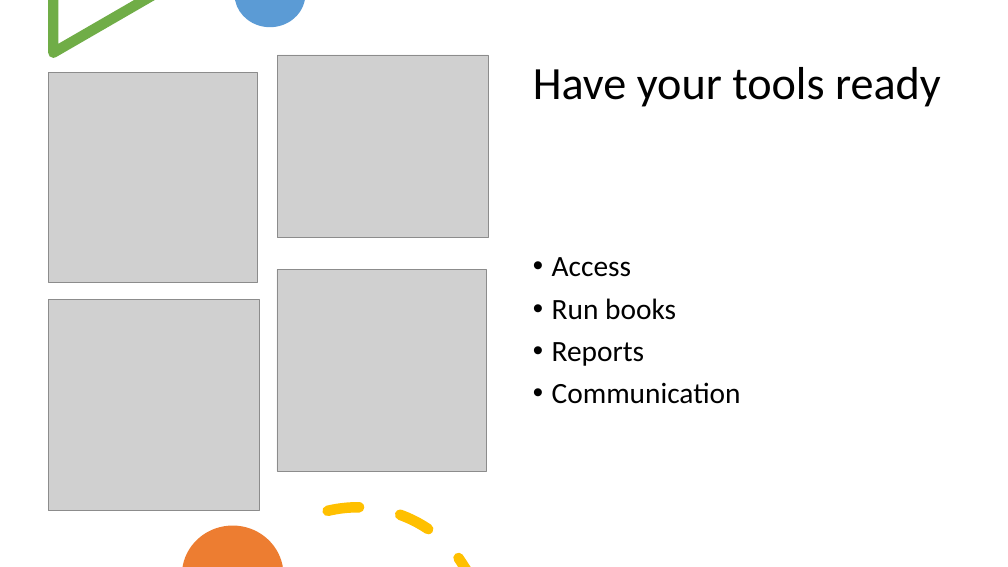
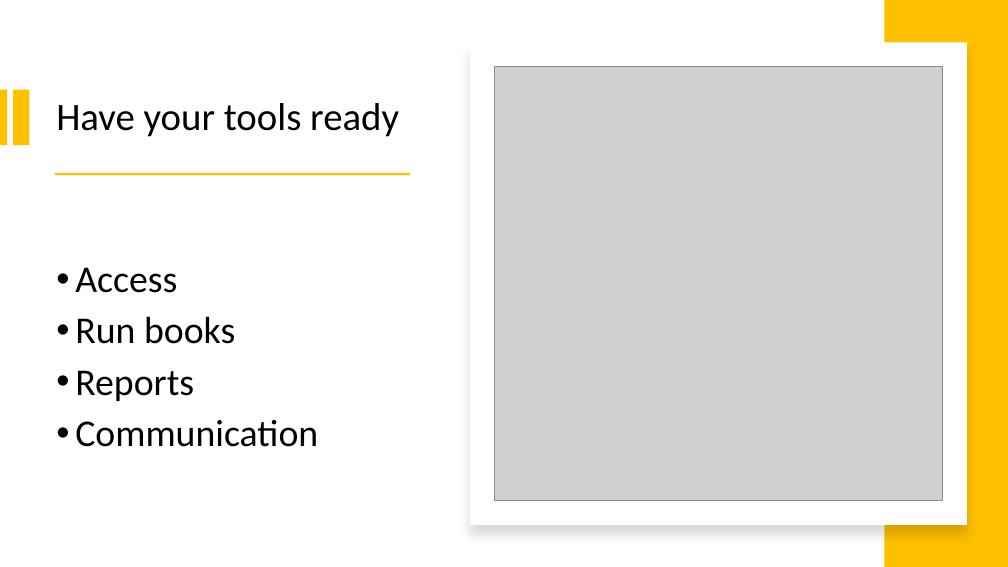
Before and after one commit to qbalsdon/qbalsdon.github.io, a slide deck: slide 5 of presentations/prod_support.pptx. Drawn at 1008x567 pixels with LibreOffice and Linux fonts; fonts in the diff are those of the drawing; grey boxes stand for pictures. Boxes give left, top, right and bottom in pixels: in the first picture for what was removed or moved away, otherwise in the second. Text is boxed around its words. In the diff, an @@ line names an element or a change of style, - is before the commit and + after.

Commit message:
updates to presentations. Commenting out quotations styling (WIP)

```diff
--- a/presentations/prod_support.pptx
+++ b/presentations/prod_support.pptx
@@ freeform shape removed at (x1=48, y1=0, x2=155, y2=58) @@
@@ freeform shape removed at (x1=235, y1=0, x2=305, y2=27) @@
@@ rectangle added at (x1=885, y1=0, x2=1008, y2=567), fill #FFC000 @@
@@ picture removed at (x1=278, y1=55, x2=488, y2=238) @@
@@ rectangle added at (x1=470, y1=42, x2=967, y2=525), fill #FFFFFF @@
@@ rectangle added at (x1=0, y1=89, x2=8, y2=145), fill #FFC000 @@
@@ rectangle added at (x1=13, y1=89, x2=29, y2=145), fill #FFC000 @@
@@ title "Have your tools ready" moved from (x1=533, y1=67, x2=941, y2=107) to (x1=56, y1=103, x2=399, y2=137) @@
@@ title "Have your tools ready" at (x1=56, y1=103, x2=399, y2=137): size 44 to 37 pt @@
@@ picture removed at (x1=48, y1=73, x2=258, y2=282) @@
@@ picture added at (x1=495, y1=66, x2=943, y2=501) @@
@@ rectangle added at (x1=55, y1=173, x2=411, y2=175), fill #FFC000 @@
@@ text "Access" moved from (x1=552, y1=257, x2=741, y2=404) to (x1=75, y1=267, x2=318, y2=447) @@
@@ text "Access" at (x1=75, y1=267, x2=318, y2=447): size 28 to 36 pt @@
@@ picture removed at (x1=48, y1=299, x2=259, y2=510) @@
@@ picture removed at (x1=277, y1=270, x2=486, y2=472) @@
@@ freeform shape removed at (x1=322, y1=489, x2=471, y2=567) @@
@@ freeform shape removed at (x1=183, y1=526, x2=284, y2=567) @@
```
Also in this commit, not shown: 1 other slide changed, 3 other files.
